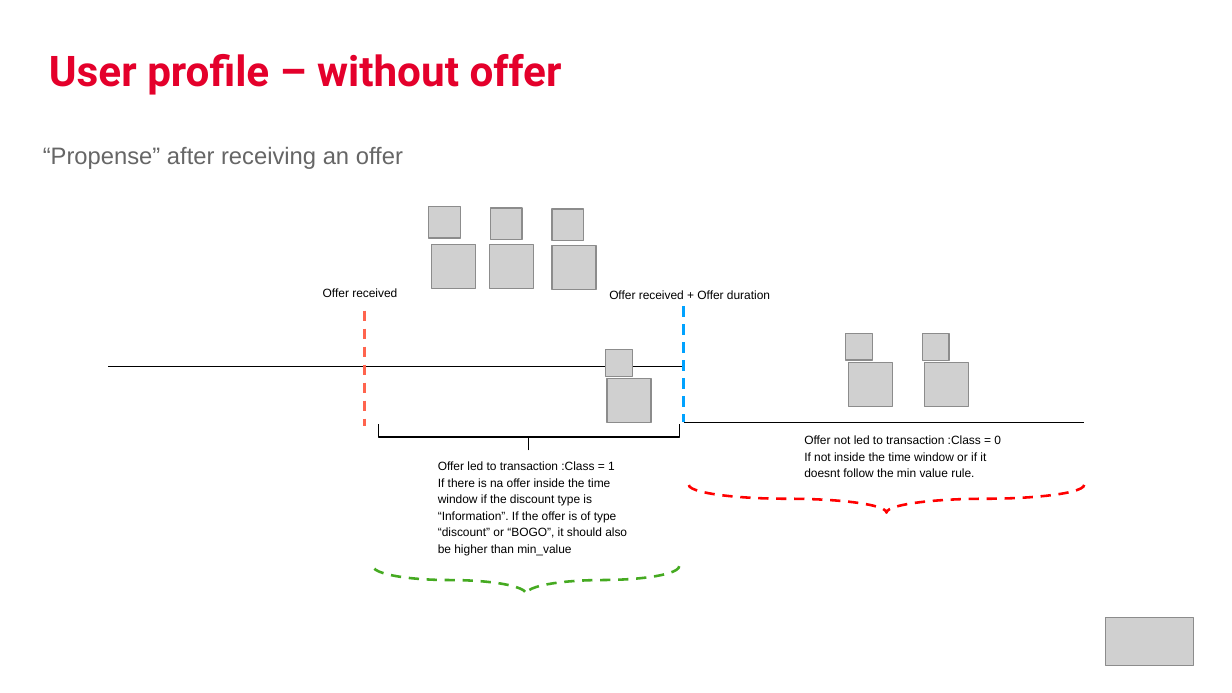
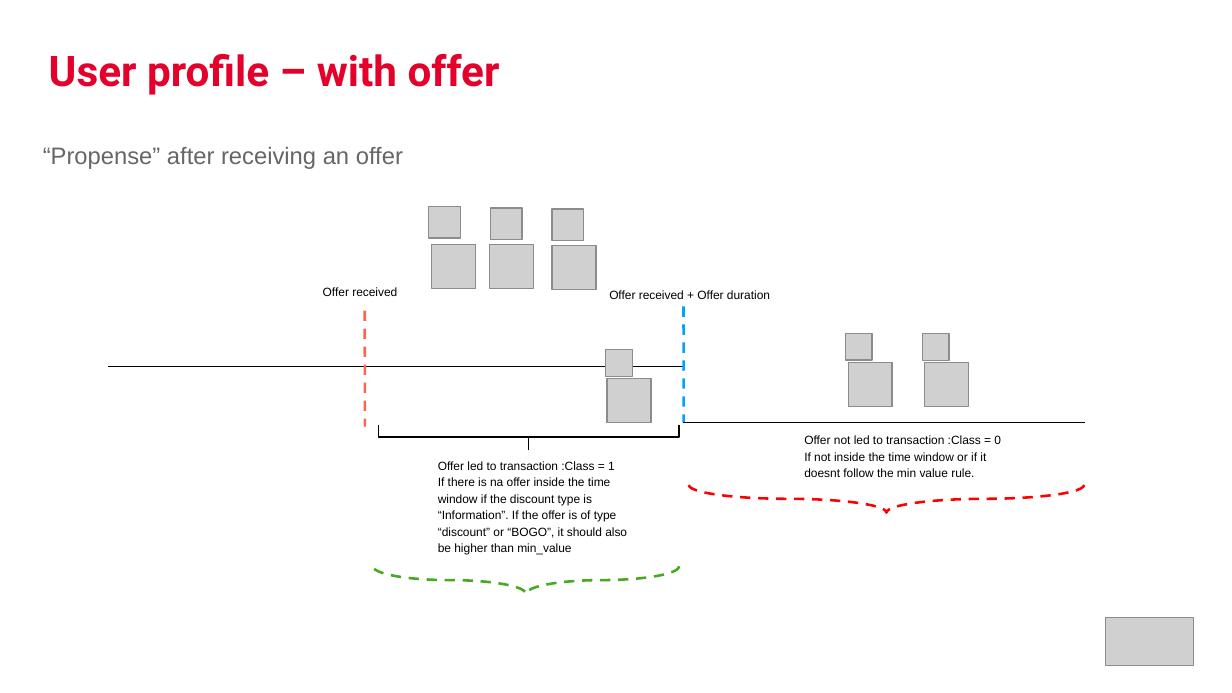
Before and after one commit to amirjalilifard/marketing-offer-case, a slide deck: slide 14 of Ifood-case-presentation.pptx. Drawn at 1232x693 pixels with LibreOffice and Linux fonts; fonts in the diff are those of the drawing; grey boxes stand for pictures; background and template pictures are left out. Boxes give left, top, right and bottom in pixels: in the first picture for what was removed or moved away, otherwise in the second. Text is boxed around its words. In the diff, an @@ line names an element or a change of style, - is before the commit and + after.

```diff
--- a/Ifood-case-presentation.pptx
+++ b/Ifood-case-presentation.pptx
@@ text at (49,54,500,95): text changed; size 24.8 to 24.7 pt @@
-User profile – without offer
+User profile – with offer
```
Also in this commit, not shown: 22 other slides changed, 2 other files.
